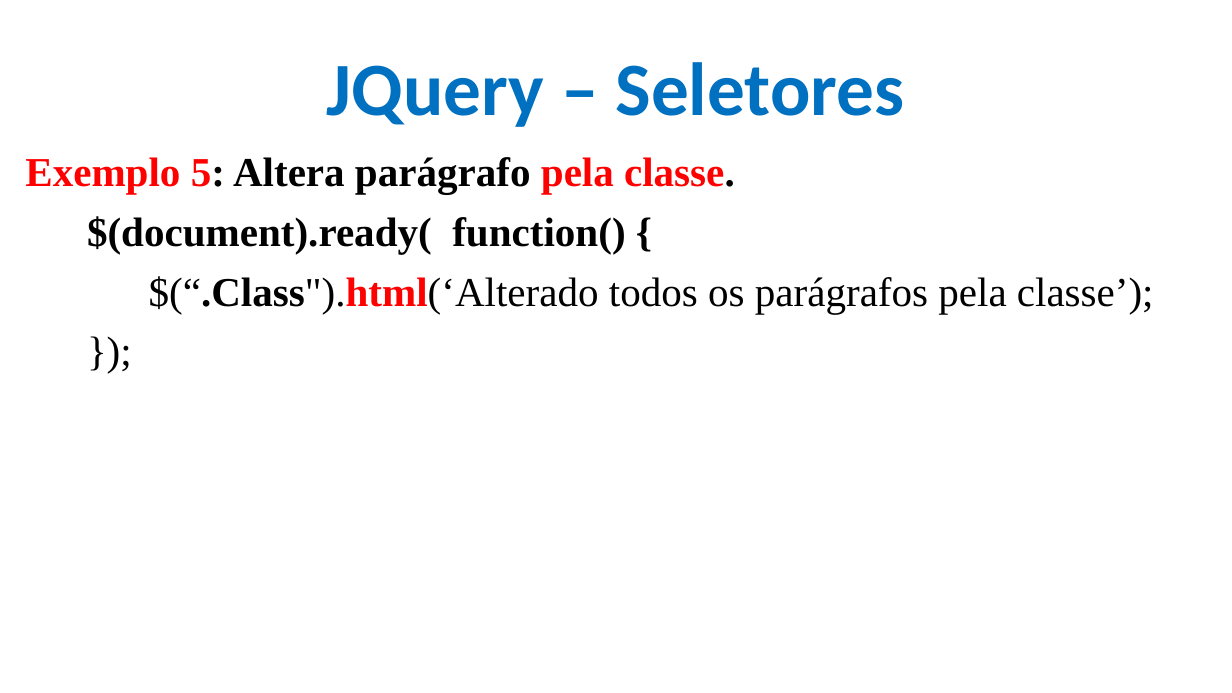
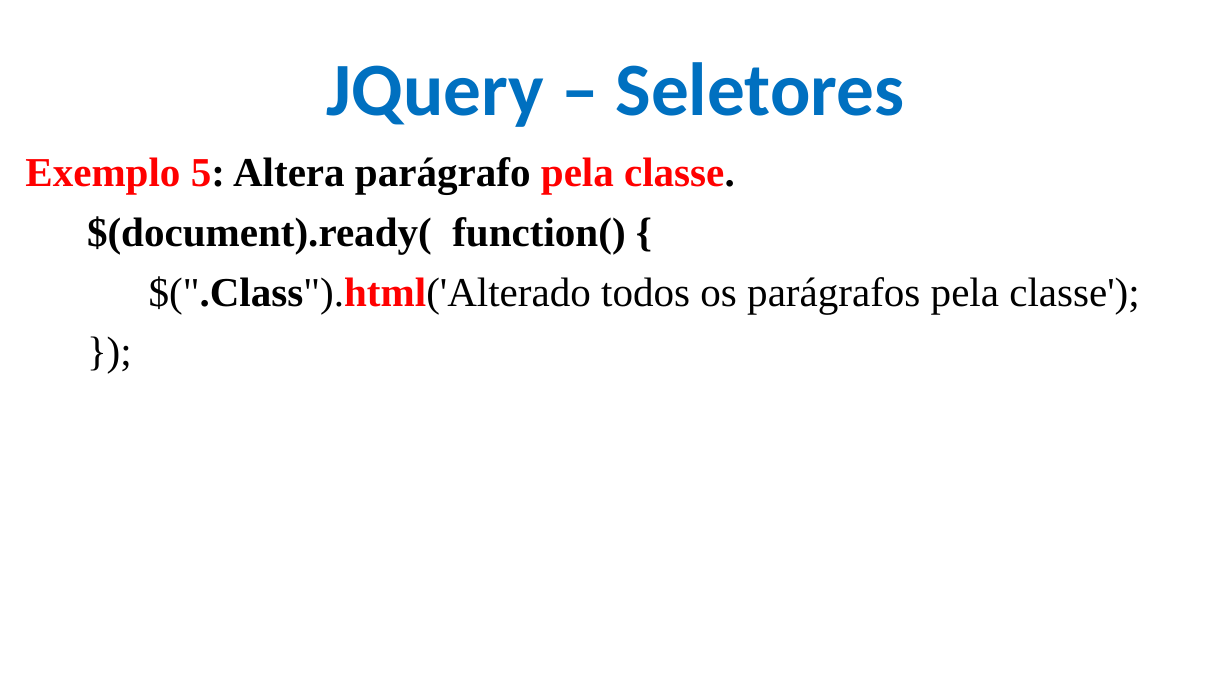
Before and after one commit to CloudEducationBrazil/WydenDesenvolvimentoWebPHP, a slide deck: slide 8 of 01 Classes/Aula 11 Desenvolvimento Web PHP - JQuery.pptx. Drawn at 1232x693 pixels with LibreOffice and Linux fonts; fonts in the diff are those of the drawing; background and template pictures are left out. Boxes give left, top, right and bottom in pixels: in the first picture for what was removed or moved away, otherwise in the second. Text is boxed around its words. In the diff, an @@ line names an element or a change of style, - is before the commit and + after.

```diff
--- a/01 Classes/Aula 11 Desenvolvimento Web PHP - JQuery.pptx
+++ b/01 Classes/Aula 11 Desenvolvimento Web PHP - JQuery.pptx
@@ text at (149,276,1139,313): text changed @@
-$(“.Class").html(‘Alterado todos os parágrafos pela classe’);
+$(".Class").html('Alterado todos os parágrafos pela classe');
```
Also in this commit, not shown: 10 other slides changed.
